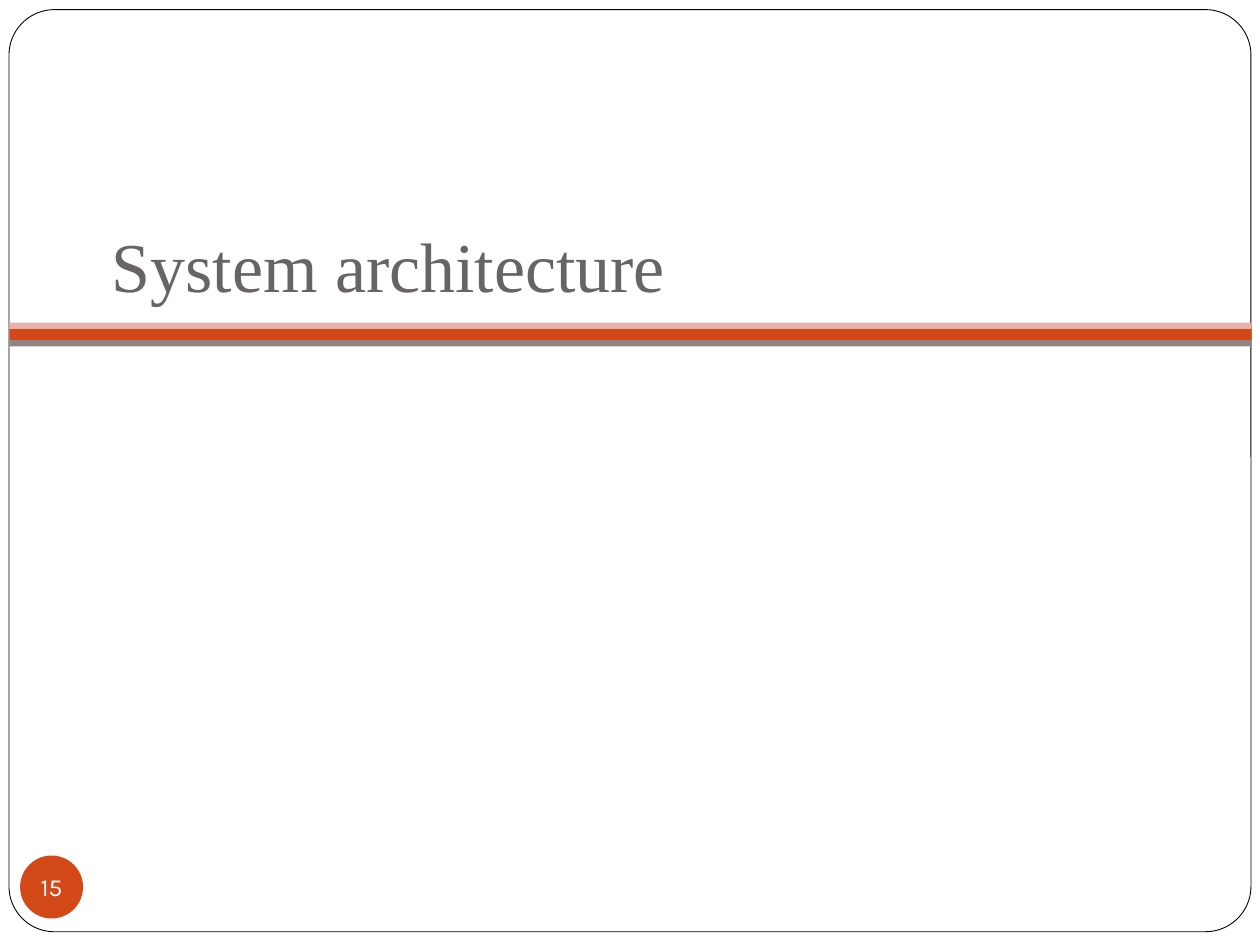
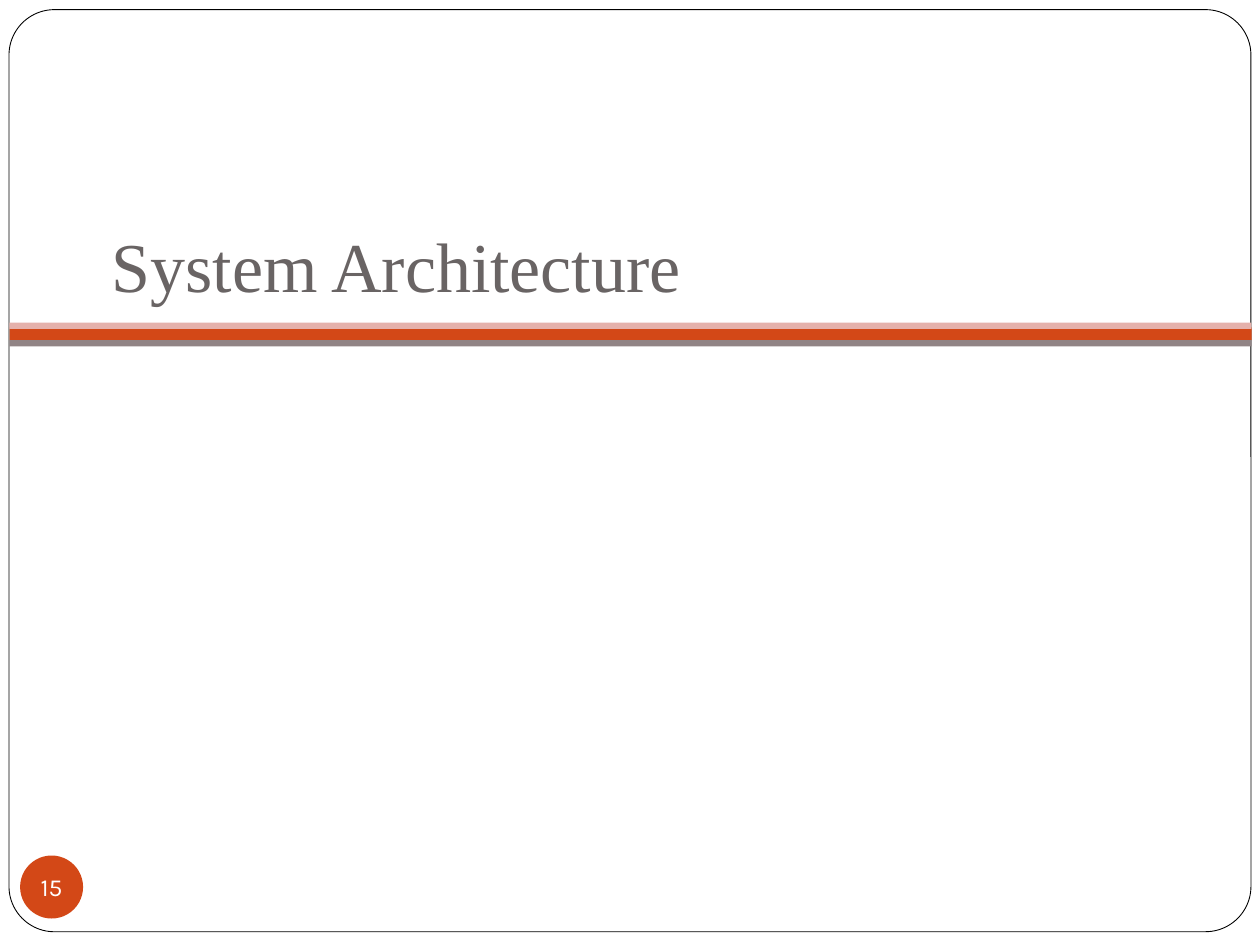
Before and after one commit to 2014-sed-team3/term-project, a slide deck: slide 15 of project/report/report.pptx. Drawn at 1260x945 pixels with LibreOffice and Linux fonts; fonts in the diff are those of the drawing; background and template pictures are left out. Boxes give left, top, right and bottom in pixels: in the first picture for what was removed or moved away, otherwise in the second. Text is boxed around its words. In the diff, an @@ line names an element or a change of style, - is before the commit and + after.

```diff
--- a/project/report/report.pptx
+++ b/project/report/report.pptx
@@ title at bbox=[112, 243, 680, 305]: text changed @@
-System architecture
+System Architecture
```
Also in this commit, not shown: 8 other slides changed, 4 slides added.
